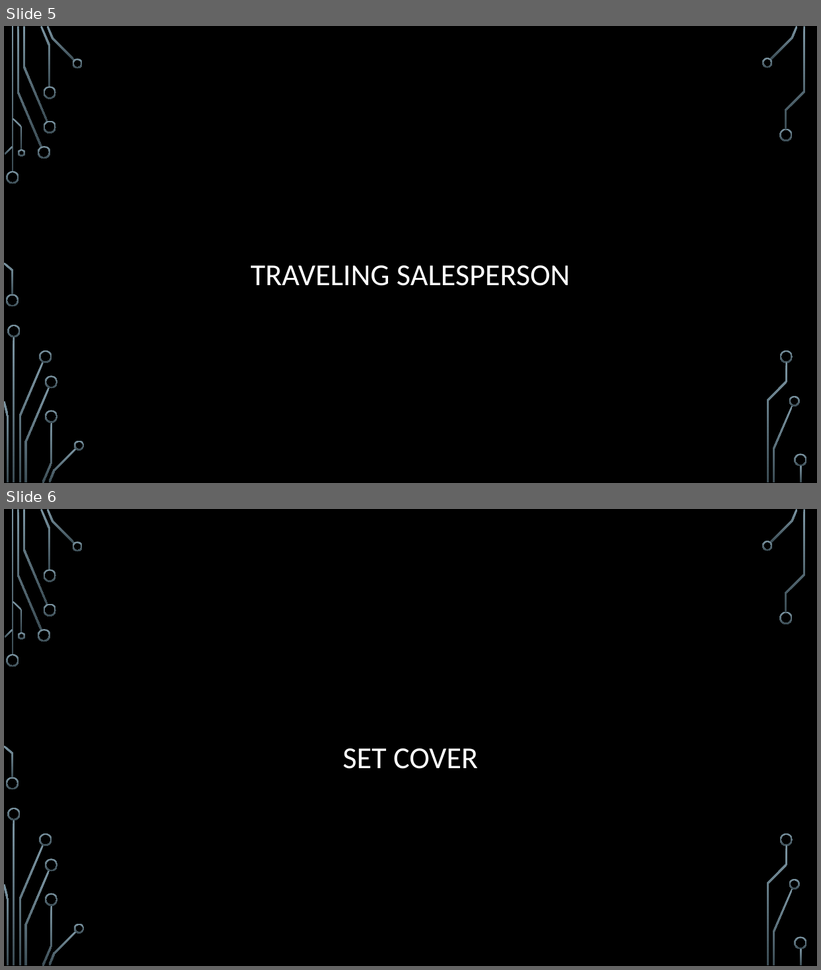
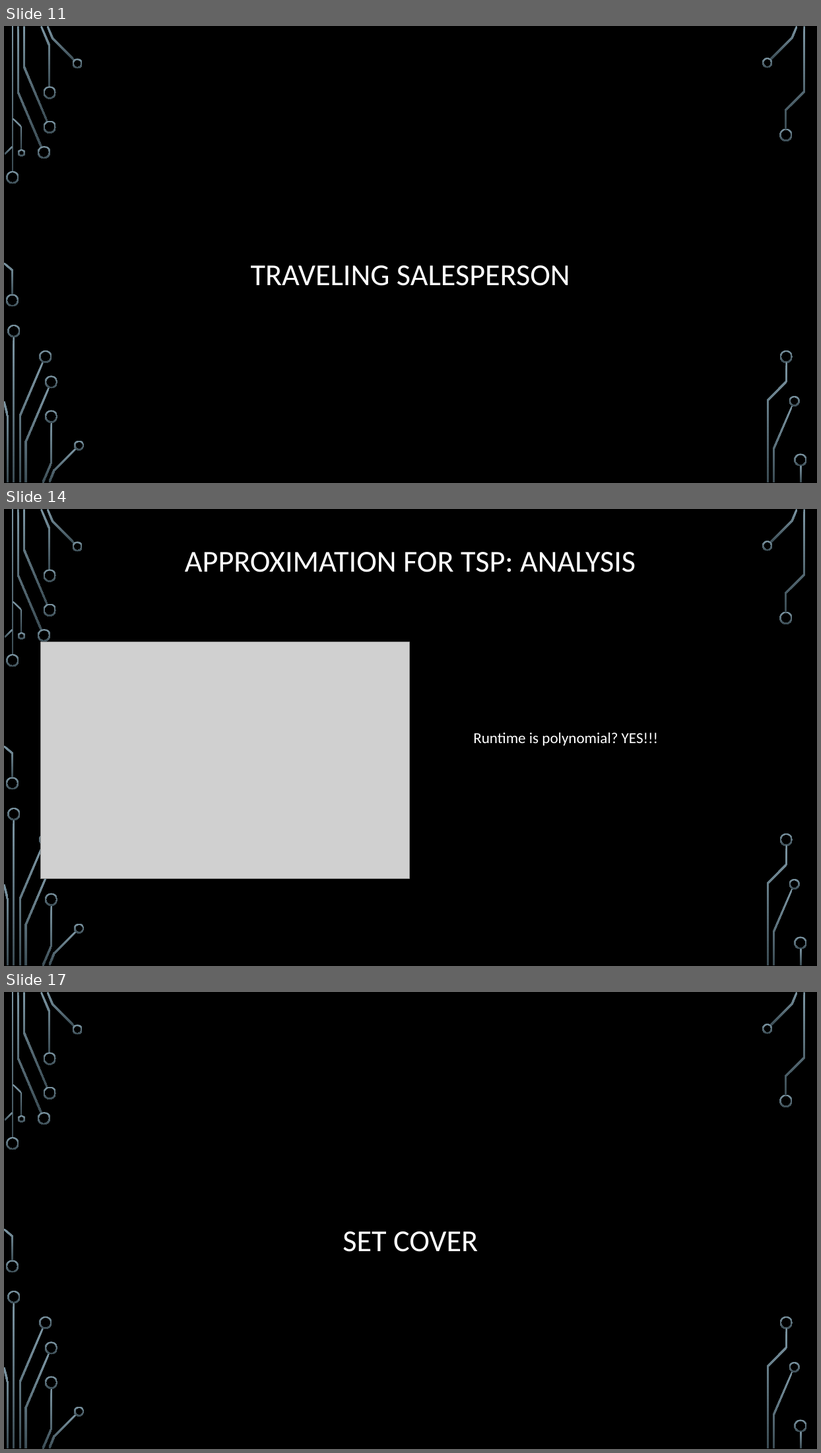
Before and after one commit to janiceeguo/advAlgo, a slide deck: slides/Approx-01-Intro.pptx. Shown one above the other, each under a label of ours: slides 5 and 6 before the commit, slides 11, 14 and 17 after it; the slides between them are not shown. The pictures are 821x970 and 821x1453 pixels, drawn with LibreOffice and Linux fonts; fonts in the diff are those of the drawing; grey boxes stand for pictures; background and template pictures are left out. Boxes give left, top, right and bottom in pixels: in the first picture for what was removed or moved away, otherwise in the second. Text is boxed around its words. In the diff, an @@ line names an element or a change of style, - is before the commit and + after.

```diff
--- a/slides/Approx-01-Intro.pptx
+++ b/slides/Approx-01-Intro.pptx
@@ slide 14 added at box(4, 509, 817, 966), background picture (left out); not listed: 35 template elements that a slide beside it also shows @@
@@ title added at box(185, 552, 636, 572), 36 pt, text #FFFFFF @@
+APPROXIMATION FOR TSP: ANALYSIS
@@ picture added at box(40, 642, 410, 879) @@
@@ text added at box(473, 733, 658, 746), 18 pt, text #FFFFFF @@
+Runtime is polynomial? YES!!!
@@ what was slide 5 is now slide 11 @@
@@ what was slide 6 is now slide 17 @@
```
Also in this commit, not shown: 1 slide changed, 14 other slides added, 3 other files.
